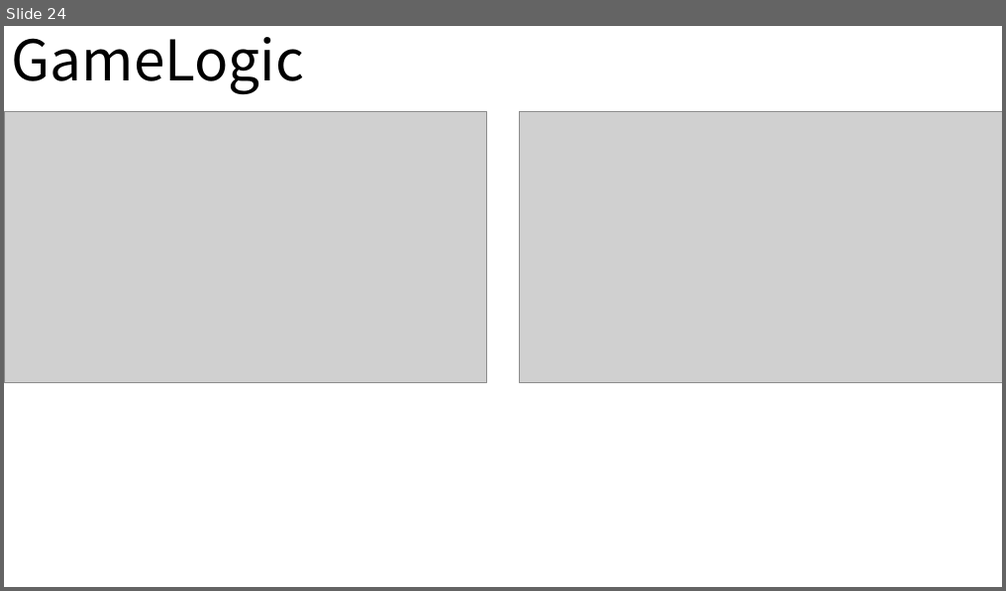
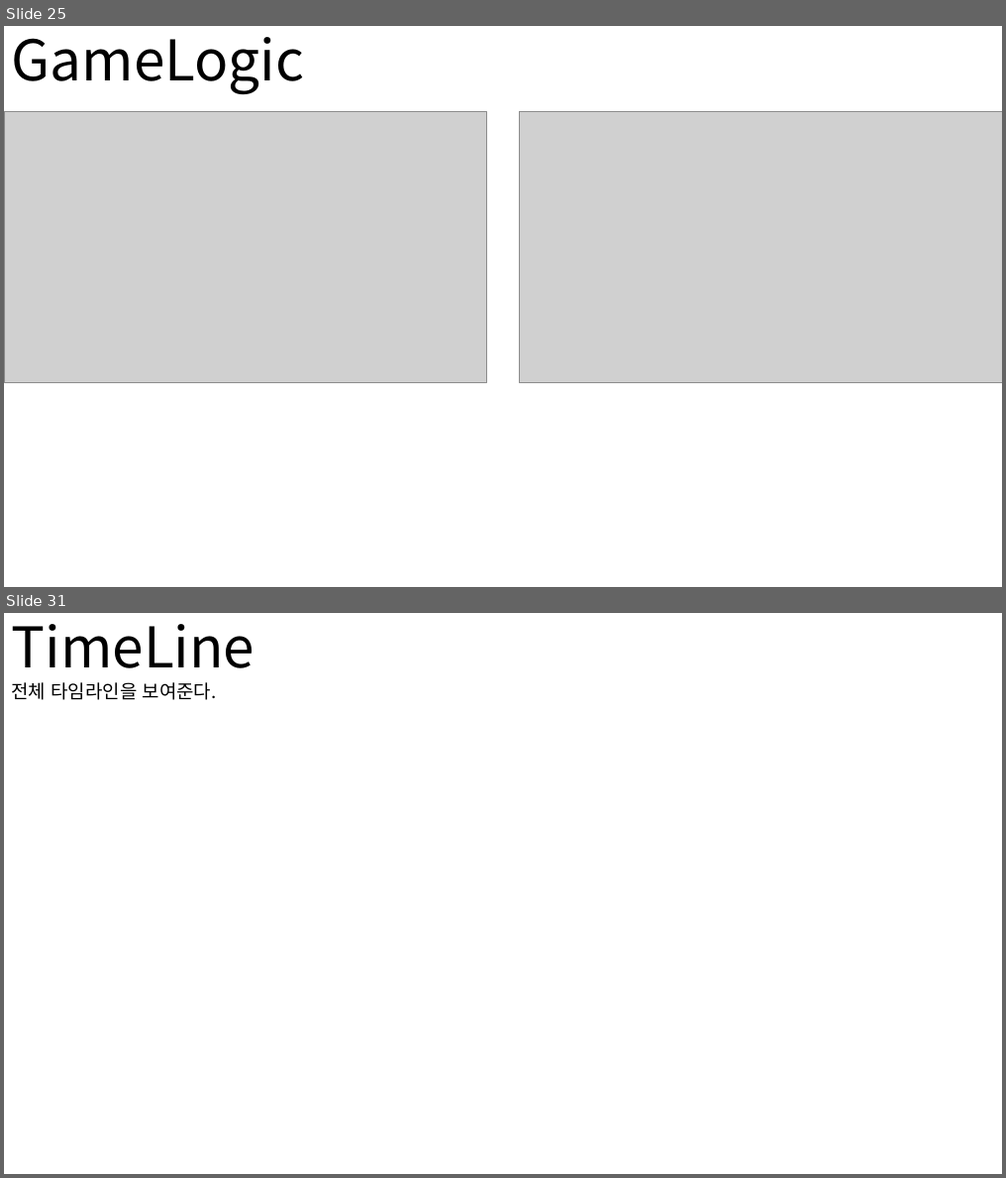
Before and after one commit to nohc2001/PulseCity, a slide deck: Conference/GraphicsStudy/GraphicsHighLevelDesign.pptx. Shown one above the other, each under a label of ours: slide 24 before the commit, slides 25 and 31 after it; the slides between them are not shown. The pictures are 1006x591 and 1006x1178 pixels, drawn with LibreOffice and Linux fonts; fonts in the diff are those of the drawing; grey boxes stand for pictures. Boxes give left, top, right and bottom in pixels: in the first picture for what was removed or moved away, otherwise in the second. Text is boxed around its words. In the diff, an @@ line names an element or a change of style, - is before the commit and + after.

```diff
--- a/Conference/GraphicsStudy/GraphicsHighLevelDesign.pptx
+++ b/Conference/GraphicsStudy/GraphicsHighLevelDesign.pptx
@@ slide 31 added at bbox=[4, 613, 1002, 1174], background #FFFFFF @@
@@ title added at bbox=[12, 624, 255, 668], 54 pt, text #000000 @@
+TimeLine
@@ text added at bbox=[11, 682, 217, 700], 18 pt, text #000000 @@
+전체 타임라인을 보여준다.
@@ what was slide 24 is now slide 25 @@
```
Also in this commit, not shown: 6 slides changed, 7 other slides added, 4 slides removed, 14 other files.
